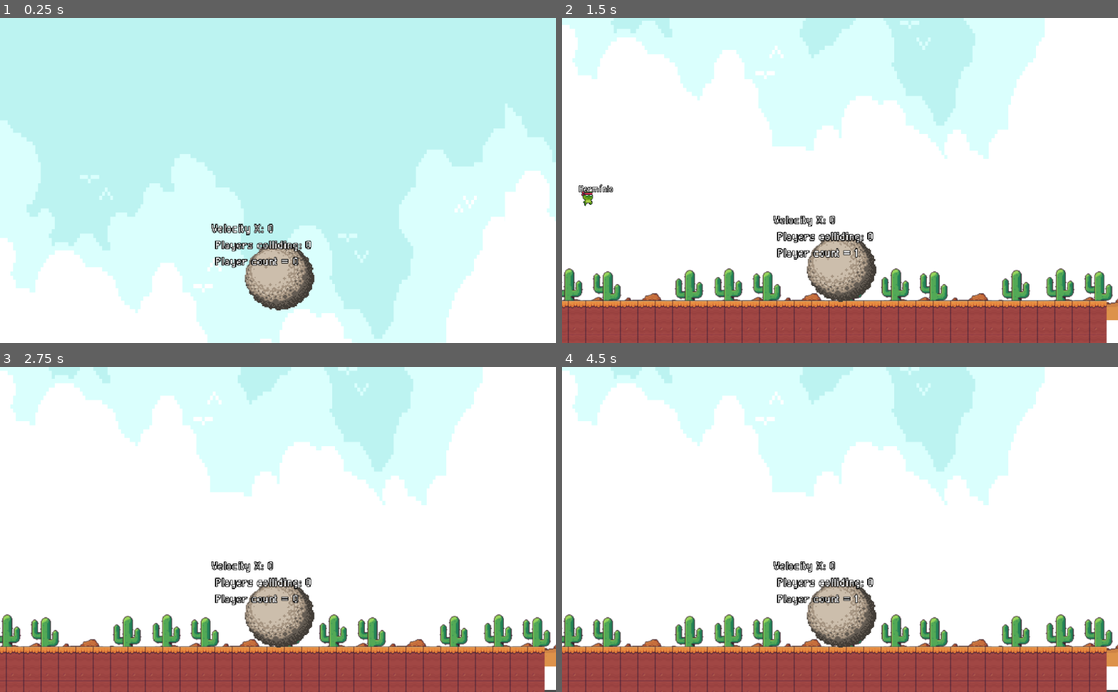
Above: before the commit, frames 1-4 (two rows, left to right).
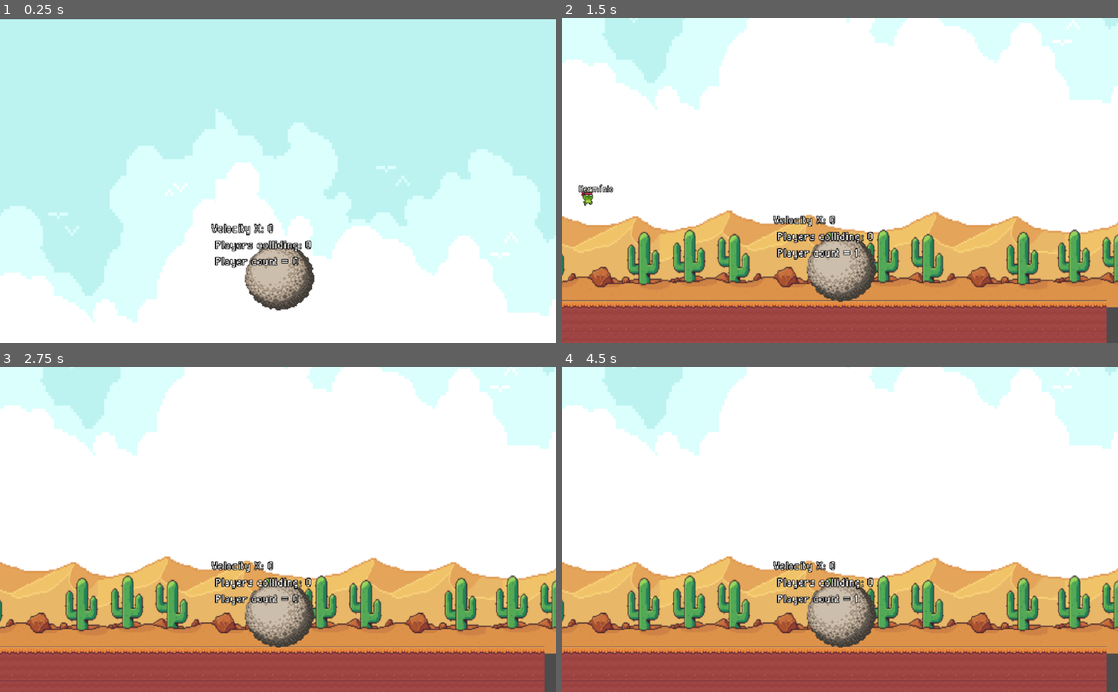
Above: after the commit, the same moments.

Repository: ryofac/theROCK
Game: Godot game, scene res://Level/MainLevel.tscn
Two runs of this game, one before a commit and one after it. Both use one fixed random seed, a clock stepped at 60 frames per second and the inputs below.
Inputs:
- Up to frame 1 (0.25 s): no input
- Up to frame 2 (1.5 s): hold D (move_right) from 0.53 s (still down); tap J (delete_player) at 0.6 s; tap Space (jump) at 0.77 s; tap K (spawn_player) at 1.35 s
- Up to frame 3 (2.75 s): tap Space (jump) at 1.52 s; release D (move_right) at 2.03 s; hold A (move_left) from 2.03 s (still down); tap J (delete_player) at 2.1 s
- Up to frame 4 (4.5 s): tap Enter at 2.75 s; release A (move_left) at 2.78 s; hold D (move_right) 2.78-4.28 s; tap K (spawn_player) at 2.85, 4.35 s; tap Space (jump) at 3.02, 3.77, 4.25 s; tap J (delete_player) at 3.6 s; hold A (move_left) from 4.28 s (still down)

The runs differ from the first frame. In frame 1, 33% of the frame differs, in the area x 0-100%, y 0-100%; in frame 2, 45%; in frame 3, 44%; in frame 4, 44%.

Commit message:
Visual changes

Diff:
--- a/Actors/Player.gd
+++ b/Actors/Player.gd
@@ -5,6 +5,7 @@
 var index = 0;
 var id = 0;
 onready var my_sprite = get_node("Sprite")
+# Vel = time *
 
 func _physics_process(delta):
 	_velocity.x = speed * (Input.get_action_strength("move_right") - Input.get_action_strength("move_left"))
--- a/Actors/Rock.gd
+++ b/Actors/Rock.gd
@@ -3,6 +3,9 @@
 
 var velocity = Vector2.ZERO
 var stopped = velocity.x == 0
+export var WEIGHT = 200;
+
+# vel =
 
 
 func _physics_process(delta):
@@ -15,7 +18,6 @@
 	velocity.y += gravity * delta
 
 	# ======= APROACH VELOCITY ======= => move_towards manuals
-
 	var _newVel = 0
 
 	if len(Global.players_colliding) > 1: # "Static Atrite"
@@ -28,6 +30,8 @@
 		velocity.x += _acc * _sign
 	else:
 		velocity.x = _newVel
+
+
 	apply_rotation(velocity.x)
 	Global.rock_velocity = velocity.x
 	velocity = move_and_slide(velocity, Vector2.UP)
--- a/Level/MainLevel.tscn
+++ b/Level/MainLevel.tscn
@@ -14,6 +14,7 @@
 [ext_resource path="res://Actors/Sprites/Ninja Frog/Idle (32x32).png" type="Texture" id=12]
 [ext_resource path="res://Actors/Sprites/Ninja Frog/Run (32x32).png" type="Texture" id=13]
 [ext_resource path="res://Actors/Sprites/Ninja Frog/Jump (32x32).png" type="Texture" id=14]
+[ext_resource path="res://Level/LevelSprites/Section 3_desert1-1.png" type="Texture" id=15]
 
 [sub_resource type="ConvexPolygonShape2D" id=2]
 points = PoolVector2Array( 0, 0, 32, 0, 32, 32, 0, 32 )
@@ -26,7 +27,7 @@
 0/texture = ExtResource( 6 )
 0/tex_offset = Vector2( 0, 0 )
 0/modulate = Color( 1, 1, 1, 1 )
-0/region = Rect2( 96, 79, 32, 32 )
+0/region = Rect2( 98, 79, 32, 32 )
 0/tile_mode = 0
 0/occluder_offset = Vector2( 0, 0 )
 0/navigation_offset = Vector2( 0, 0 )
@@ -47,7 +48,7 @@
 1/texture = ExtResource( 6 )
 1/tex_offset = Vector2( 0, 0 )
 1/modulate = Color( 1, 1, 1, 1 )
-1/region = Rect2( 96, 64, 32, 32 )
+1/region = Rect2( 98, 64, 32, 32 )
 1/tile_mode = 0
 1/occluder_offset = Vector2( 0, 0 )
 1/navigation_offset = Vector2( 0, 0 )
@@ -198,7 +199,6 @@
 tile_set = SubResource( 1 )
 cell_size = Vector2( 32, 32 )
 cell_tile_origin = 1
-show_collision = true
 collision_mask = 7
 format = 1
 script = ExtResource( 2 )
@@ -225,23 +225,39 @@
 [node name="ParallaxBackground" type="ParallaxBackground" parent="."]
 
 [node name="SkyBackground" type="ParallaxLayer" parent="ParallaxBackground"]
+motion_scale = Vector2( 2, 1 )
 motion_mirroring = Vector2( 1080, 0 )
 
 [node name="Sky" type="TextureRect" parent="ParallaxBackground/SkyBackground"]
 show_behind_parent = true
 margin_left = -129.0
-margin_top = -326.0
+margin_top = -273.0
 margin_right = 1100.0
-margin_bottom = 720.0
+margin_bottom = 559.0
 texture = ExtResource( 1 )
 expand = true
 
+[node name="MontainsBackground" type="ParallaxLayer" parent="ParallaxBackground"]
+motion_scale = Vector2( 0.5, 1 )
+motion_mirroring = Vector2( 1080, 0 )
+
+[node name="Montains" type="TextureRect" parent="ParallaxBackground/MontainsBackground"]
+margin_left = -65.0
+margin_top = 254.0
+margin_right = 1070.0
+margin_bottom = 607.0
+rect_scale = Vector2( 1.00461, 1.01654 )
+texture = ExtResource( 15 )
+expand = true
+
 [node name="CactusBackground" type="ParallaxLayer" parent="ParallaxBackground"]
-motion_mirroring = Vector2( 1080, 0 )
+motion_mirroring = Vector2( 1253, 0 )
 
 [node name="Cactus" type="TextureRect" parent="ParallaxBackground/CactusBackground"]
-margin_left = -6.0
-margin_top = 500.0
-margin_right = 1074.0
-margin_bottom = 615.0
+margin_left = -132.0
+margin_top = 388.0
+margin_right = 1121.0
+margin_bottom = 653.0
 texture = ExtResource( 7 )
+expand = true
+stretch_mode = 1
Binary file added: Level/LevelSprites/Section 3_desert1-1.png
Not shown, added: Level/LevelSprites/Section 3_desert1-1.png.import
Not shown: 1 places in Level/MainLevel.tscn that only renumber resources
